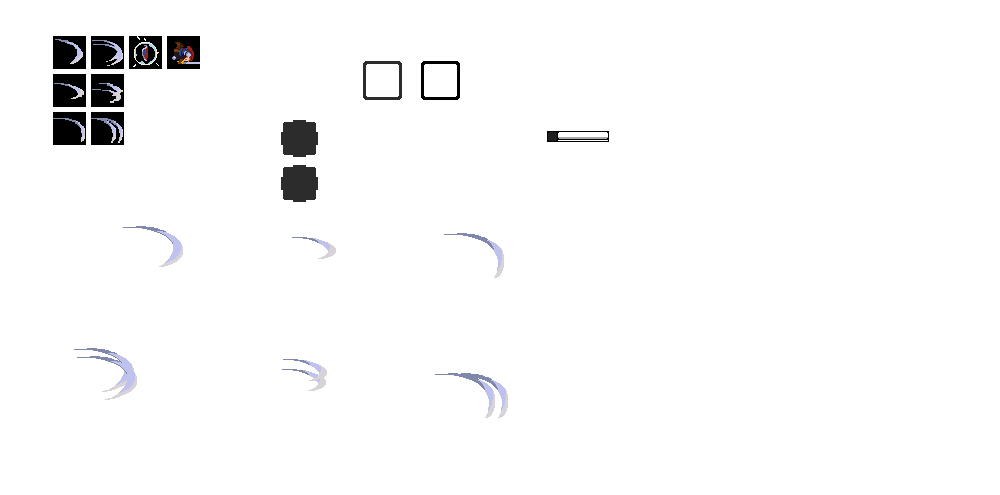
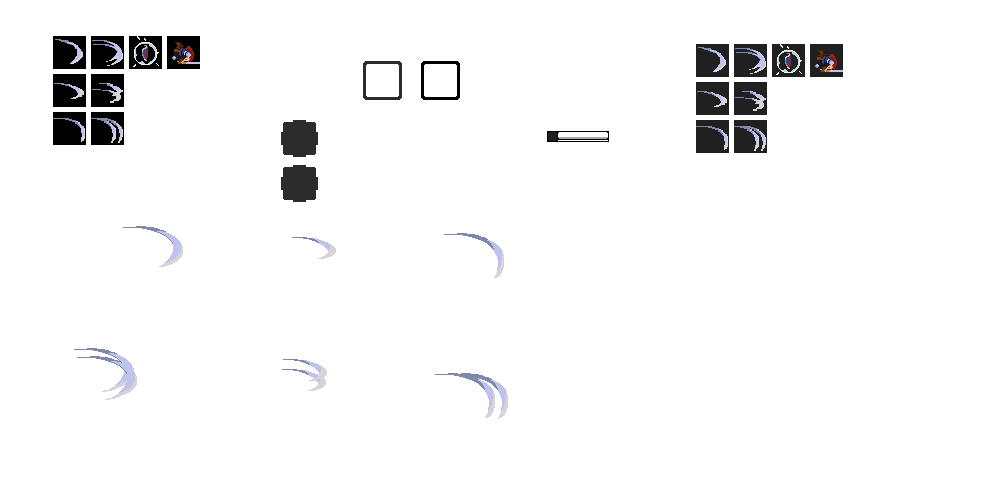
Two versions of the same layered image (1000px x 495px). Layer-by-layer changes:
painted on "HeroKnight - Abilities.png" over bbox(696, 44, 843, 153)
